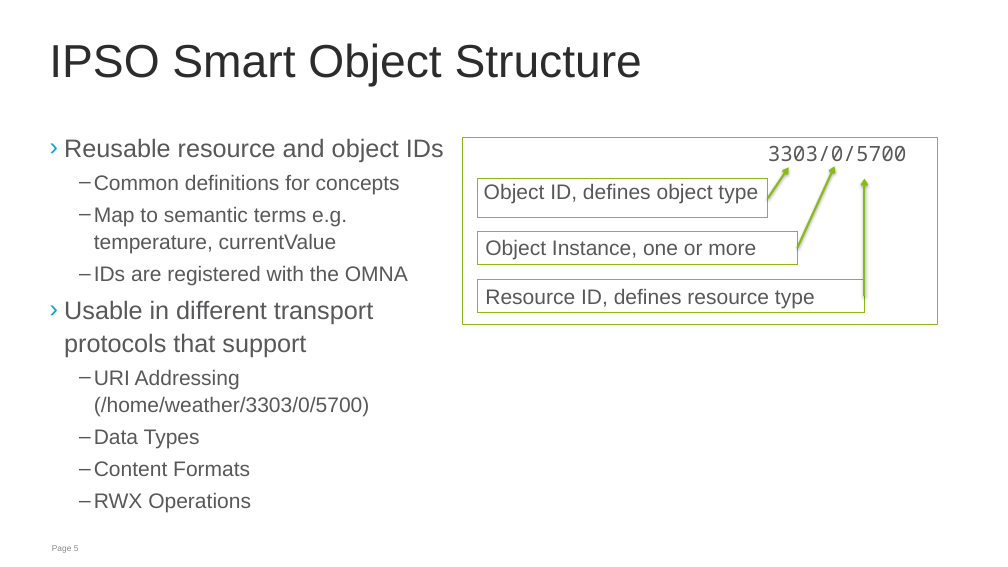
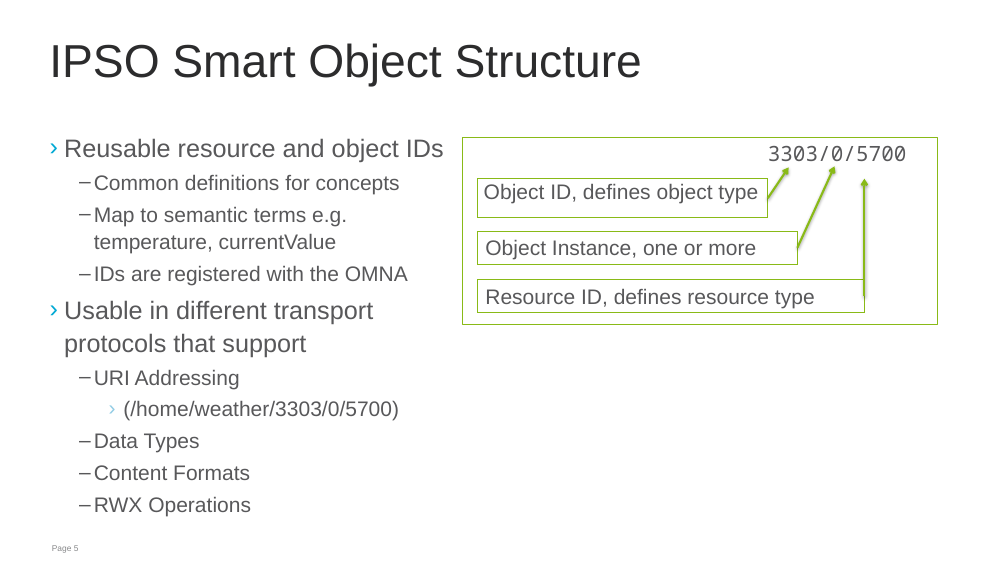
Before and after one commit to jaimejim/iot-playground, a slide deck: slide 5 of Documentation/IPSO_Intro_IOTWEEK.pptx. Drawn at 1008x567 pixels with LibreOffice and Linux fonts; fonts in the diff are those of the drawing; background and template pictures are left out. Boxes give left, top, right and bottom in pixels: in the first picture for what was removed or moved away, otherwise in the second. Text is boxed around its words. In the diff, an @@ line names an element or a change of style, - is before the commit and + after.

```diff
--- a/Documentation/IPSO_Intro_IOTWEEK.pptx
+++ b/Documentation/IPSO_Intro_IOTWEEK.pptx
@@ text at [94, 370, 399, 421]: text changed @@
-  – URI Addressing (/home/weather/3303/0/5700)
+  – URI Addressing
+    › (/home/weather/3303/0/5700)
```
Also in this commit, not shown: 2 other slides changed, 1 other file.
